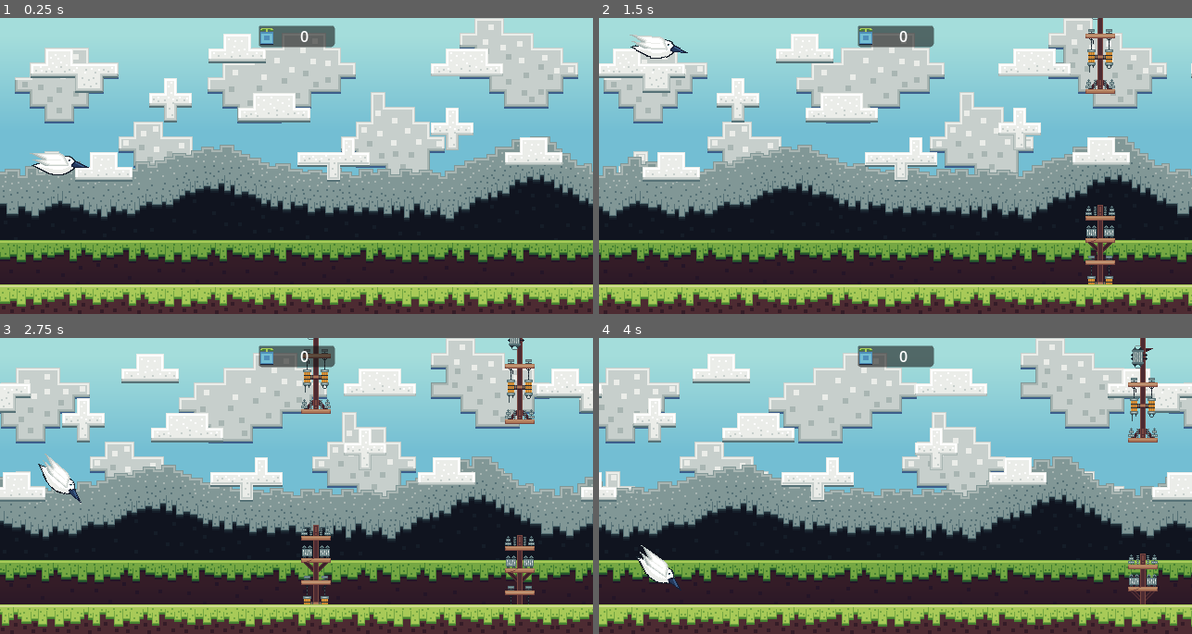
Above: before the commit, frames 1-4 (two rows, left to right).
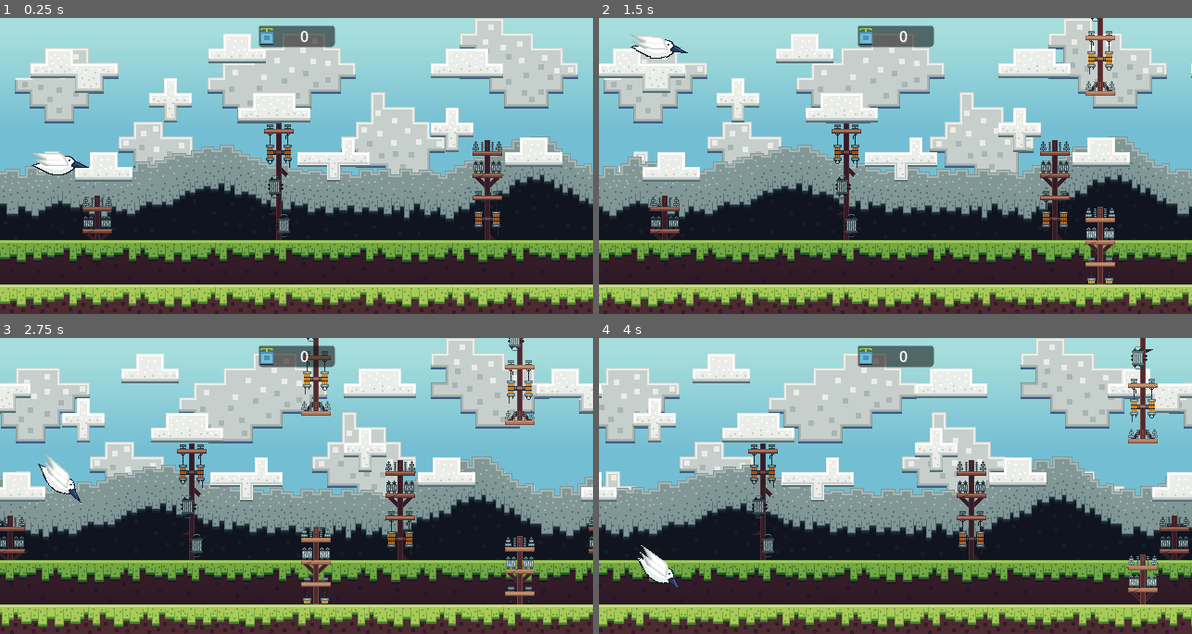
Above: after the commit, the same moments.

Repository: VirtualG450/wing-flapper
Game: Godot game, scene res://Scenes/GameRoot.tscn
Same seed, same stepped clock (60 frames per second), same inputs: the game is played once before the commit and once after it.
Inputs (mouse positions are in pixels of both pictures, inside the frame that each line leads up to):
- Up to frame 1 (0.25 s): no input
- Up to frame 2 (1.5 s): tap Enter at 0.5 s; move the mouse to (1025, 151) at 0.52 s; click (1025, 151) at 0.77 s; click (1025, 151) at 1.07 s; move the mouse to (776, 180) at 1.27 s
- Up to frame 3 (2.75 s): click (177, 500) at 1.52 s; click (177, 500) at 1.82 s; move the mouse to (355, 420) at 2.02 s
- Up to frame 4 (4 s): move the mouse to (865, 545) at 2.77 s; click (865, 545) at 3.02 s; click (865, 545) at 3.32 s; click (895, 503) at 3.5 s

The runs differ from the first frame. In frame 1, 2.3% of the frame differs, in the area x 13-95%, y 19-75%; in frame 2, 3.4%; in frame 3, 4.2%, in the area x 0-100%, y 0-90%; in frame 4, 3.2%.

Commit message:
0.3.0 Area 2 + Progreso Area 3
Terminado de dibujar el area 2 (Bosque), continuando con el area 3 (Templo).

Diff:
--- a/Script/game_root.gd
+++ b/Script/game_root.gd
@@ -36,11 +36,11 @@
 	Rect2(0, 128, 640, 32),
 ]
 # Game state
-var points := 48
+var points := 156
 var last_area := 0
 # Animations
 var tween1 : Tween
-const time1 := 1.5
+const time1 := 1.0
 
 func _ready():
 	stop_parallaxes()
@@ -111,13 +111,28 @@
 		tween1.kill()
 	tween1 = create_tween()
 	tween1.set_parallel()
-	tween1.set_trans(Tween.TRANS_BACK)
+
+	#tween1.tween_property(sky_sprite,"modulate", Color.TRANSPARENT, time1).set_delay(0)
+	#tween1.tween_property(far_sprite,"modulate", Color.TRANSPARENT, time1).set_delay(1)
+	#tween1.tween_property(close_sprite,"modulate", Color.TRANSPARENT, time1).set_delay(2)
+	#tween1.tween_property(floor_sprite,"modulate", Color.TRANSPARENT, time1).set_delay(3)
+	#tween1.tween_property(decor_sprite,"modulate", Color.TRANSPARENT, time1).set_delay(4)
+
+	tween1.set_trans(Tween.TRANS_CUBIC)
 	tween1.set_ease(Tween.EASE_OUT)
-	tween1.tween_property(sky_sprite,"texture:region", area_rects[area], time1).set_delay(1)
-	tween1.tween_property(far_sprite,"texture:region", area_rects[area], time1).set_delay(2)
-	tween1.tween_property(close_sprite,"texture:region", area_rects[area], time1).set_delay(3)
-	tween1.tween_property(floor_sprite,"texture:region", floor_rects[area], time1).set_delay(4)
-	tween1.tween_property(decor_sprite,"texture:region", area_rects[area], time1).set_delay(5)
+	tween1.tween_property(sky_sprite,"texture:region", area_rects[area], time1).set_delay(time1 + 0)
+	tween1.tween_property(far_sprite,"texture:region", area_rects[area], time1).set_delay(time1 + 1)
+	tween1.tween_property(close_sprite,"texture:region", area_rects[area], time1).set_delay(time1 + 2)
+	tween1.tween_property(floor_sprite,"texture:region", floor_rects[area], time1).set_delay(time1 + 3)
+	tween1.tween_property(decor_sprite,"texture:region", area_rects[area], time1).set_delay(time1 + 4)
+
+	#tween1.set_trans(Tween.TRANS_LINEAR)
+	#tween1.set_ease(Tween.EASE_IN_OUT)
+	#tween1.tween_property(sky_sprite,"modulate", Color.WHITE, 1.0).set_delay(time1 * 2 + 0)
+	#tween1.tween_property(far_sprite,"modulate", Color.WHITE, 1.0).set_delay(time1 * 2 + 1)
+	#tween1.tween_property(close_sprite,"modulate", Color.WHITE, 1.0).set_delay(time1 * 2 + 2)
+	#tween1.tween_property(floor_sprite,"modulate", Color.WHITE, 1.0).set_delay(time1 * 2 + 3)
+	#tween1.tween_property(decor_sprite,"modulate", Color.WHITE, 1.0).set_delay(time1 * 2 + 4)
 
 func stop_parallaxes() -> void:
 	sky_parallax.autoscroll.x = 0
--- a/Script/wall_manager.gd
+++ b/Script/wall_manager.gd
@@ -6,7 +6,7 @@
 var wall_scene : PackedScene = preload("uid://3xu8bkear3fj")
 # Wall behaviour
 const wall_speed := 160.0
-const y_range : Array[float] = [58, 210]
+const y_range : Array[float] = [62, 210]
 const wall_spacing := 220.0
 var last_wall : StaticBody2D
 const wall_rects : Array[Rect2] = [
Binary file changed: Assets/Graphics/CloseDetailsAtlas.png
Binary file changed: Assets/Graphics/FarDetailsAtlas.png
Binary file changed: Assets/Graphics/FloorAtlas.png
Binary file changed: Assets/Graphics/SkyAtlas.png
Binary file changed: Assets/Graphics/WallAtlas.png
